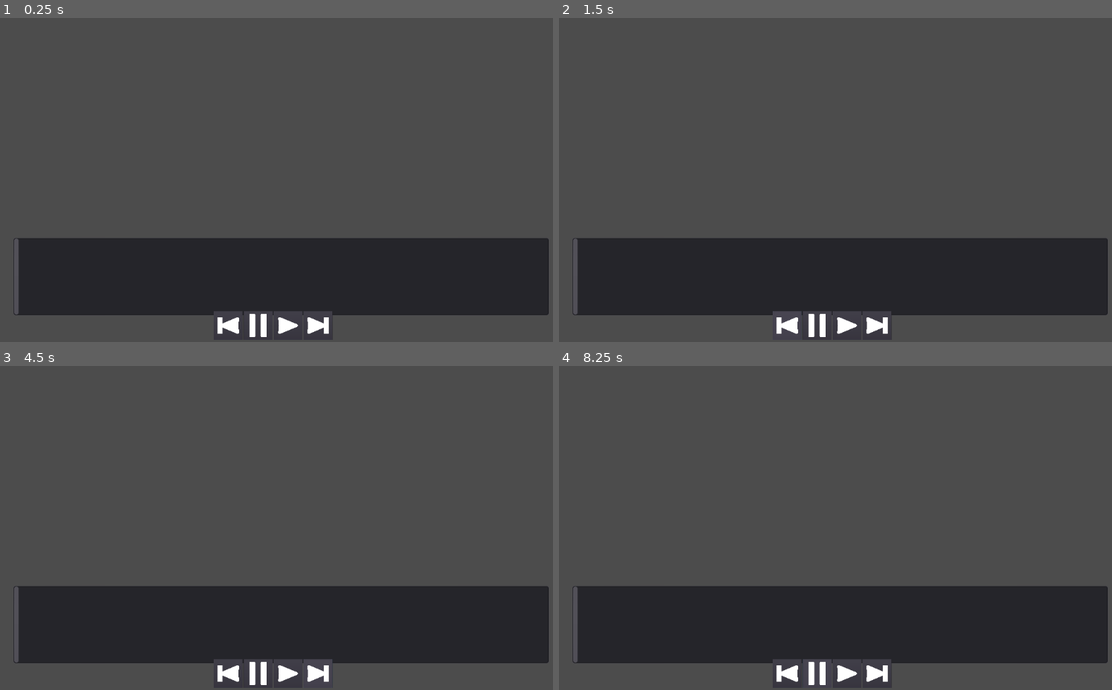
Above: before the commit, frames 1-4 (two rows, left to right).
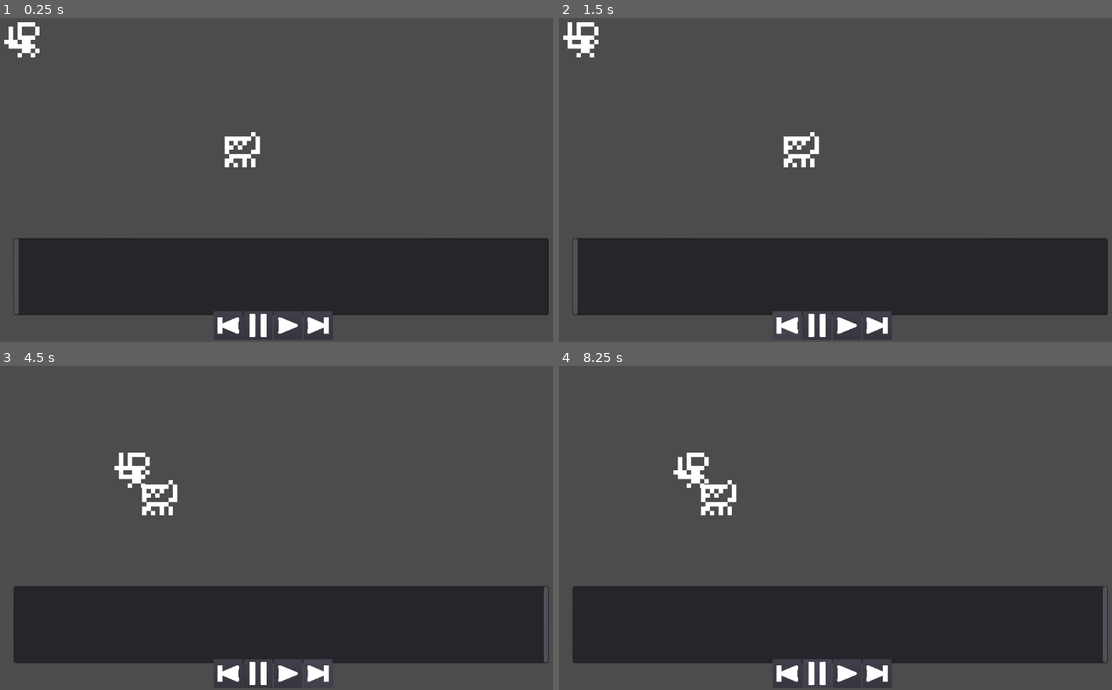
Above: after the commit, the same moments.

Repository: redxaxder/7DRL2024
Game: Godot game, scene res://playback/ViewHistory.tscn
Two runs of this game, one before a commit and one after it. Both use one fixed random seed, a clock stepped at 60 frames per second and the inputs below. The project has no main scene, so this scene is started directly.
Inputs (mouse positions are in pixels of both pictures, inside the frame that each line leads up to):
- Up to frame 1 (0.25 s): no input
- Up to frame 2 (1.5 s): click (879, 325) at 0.5 s; click (785, 325) at 1.25 s
- Up to frame 3 (4.5 s): click (226, 673) at 2 s; click (287, 673) at 2.75 s; click (287, 673) at 3.5 s; click (320, 673) at 4.25 s
- Up to frame 4 (8.25 s): click (785, 673) at 5 s; click (846, 673) at 5.75 s; click (879, 673) at 6.5 s; click (818, 673) at 7.25 s; tap Enter at 8 s

The runs differ from the first frame. In frame 1, 0.8% of the frame differs, in the area x 0-48%, y 1-47%; in frame 2, 0.8%; in frame 3, 1.1%, in the area x 2-100%, y 26-92%; in frame 4, 1.1%.

Commit message:
history playback works

Diff:
--- a/data/data_util.gd
+++ b/data/data_util.gd
@@ -1,10 +1,62 @@
 class_name DataUtil
 
 static func dup_state(s: EncounterState) -> EncounterState:
-	var new = EncounterState.new()
-	#mysteriously, without this godot is unable to recognize that next
-	#is the same type of resource as state
-	new.set_script(preload("res://data/encounter/EncounterState.gd"))
+	var new = deep_dup(s)
+	assert(new is EncounterState)
+	return new
+
+static func deep_dup(what):
+	var t = typeof(what)
+	var it
+	match t:
+			TYPE_OBJECT:
+				if what is Script:
+					it = what
+				else:
+					it = dup_object(what)
+			TYPE_DICTIONARY:
+				it = dup_dict(what)
+			TYPE_ARRAY:
+				it = dup_array(what)
+			TYPE_RAW_ARRAY:
+				it = what.duplicate()
+			TYPE_INT_ARRAY:
+				it = what.duplicate()
+			TYPE_REAL_ARRAY:
+				it = what.duplicate()
+			TYPE_STRING_ARRAY:
+				it = what.duplicate()
+			TYPE_VECTOR2_ARRAY:
+				it = what.duplicate()
+			TYPE_VECTOR3_ARRAY:
+				it = what.duplicate()
+			TYPE_COLOR_ARRAY:
+				it = what.duplicate()
+			_:  it = what
+	return it
+
+static func dup_object(o: Object) -> Object:
+	var script = o.get_script()
+	var new = script.new()
+	var props = o.get_property_list()
+	for prop_info in props:
+		var prop_name = prop_info["name"]
+		var prop_type = prop_info["type"]
+		var what = o.get(prop_name)
+		new.set(prop_name, deep_dup(what))
+	return new
+
+static func dup_array(a: Array) -> Array:
+	var new = new_array()
+	new.resize(a.size())
+	for i in a.size():
+		new[i] = deep_dup(a[i])
+	return new
+
+static func dup_dict(d: Dictionary) -> Dictionary:
+	var new = {}
+	for k in d.keys():
+		new[k] = deep_dup(d[k])
 	return new
 
 static func update(state: EncounterState, event: EncounterEvent) -> EncounterState:
@@ -13,7 +65,6 @@
 			state.set_location(event.actor_idx, event.target_location)
 		EncounterEvent.EventKind.Attack:
 			state.resolve_attack(event.actor_idx, event.target_idx, event.did_hit, event.damage)
-
 	return state
 
 static func new_array() -> Array:
--- a/data/encounter/EncounterDriver.gd
+++ b/data/encounter/EncounterDriver.gd
@@ -17,12 +17,14 @@
 	var nme = CombatEntity.new()
 	nme.initialize(10, 10, 10, 10, 10, 10, Constants.ENEMY_FACTION)
 	nme.entity_index = 0
+	nme.actor_type = Actor.Type.Wolf
 	cur_state.actors.push_back(nme)
-	cur_state.set_location(0, Vector2(5,5))
+	cur_state.set_location(0, Vector2(9,5))
 
 	var player = CombatEntity.new()
 	player.initialize(10, 10, 10, 10, 10, 10, Constants.PLAYER_FACTION)
 	player.entity_index = 1
+	player.actor_type = Actor.Type.Player
 	cur_state.player = player.entity_index
 	cur_state.actors.push_back(player)
 	cur_state.set_location(1, Vector2(1,1))
--- a/playback/ViewHistory.gd
+++ b/playback/ViewHistory.gd
@@ -1,24 +1,18 @@
 extends Control
 
-export var cursor: int = 0
-
+var d
+var cursor: int = 0
+var history: EncounterHistory
 func _ready():
-	var some_events = []
-	for _i in 10:
-		var some_event = EncounterEvent.new()
-		some_event.delta = (randi() % 5) - 2
-		some_events.append(some_event)
-#	var state0 = EncounterState.new()
-#	history = roll_up(state0, some_events)
+	var state0 = EncounterState.new()
 # warning-ignore:return_value_discarded
 	get_node("%to_start").connect("button_down", self, "to_start")
 # warning-ignore:return_value_discarded
 	get_node("%to_end").connect("button_down", self, "to_end")
 
 	var progressbar = get_node("%progress_bar")
+	progressbar.step = 1
 	progressbar.min_value = 0
-#	progressbar.max_value = history.states.size() - 1
-	progressbar.step = 1
 	progressbar.connect("scrolling", self, "progress_bar_scroll")
 
 	var driver = EncounterDriver.new()
@@ -26,32 +20,20 @@
 	for _i in 10:
 		var _player_is_dead = driver.tick()
 
+	history = driver.history
+	d = driver
 
-	for evt in driver.history.get_events():
-		assert(evt != null)
-		assert(evt is EncounterEvent)
-		var text = driver.event_text(evt)
-		print(text)
+	progressbar.max_value = history.get_states().size() - 1
 
+	_hard_refresh()
 
-#func roll_up(state0: EncounterState, events: Array) -> EncounterHistory:
-#	var h = EncounterHistory.new()
-#	h._states = [state0]
-#	h.events = events
-#	h.states.resize(events.size() + 1)
-#	for i in events.size():
-#		var e = events[i]
-#		var s = h.states[i]
-#		var next_s = DataUtil.update(DataUtil.dup_state(s),e)
-#		h.states[i+1] = next_s
-#	return h
 
 func to_start():
 	cursor = 0
 	_refresh()
 
 func to_end():
-#	cursor = history.states.size() - 1
+	cursor = history.get_states().size() - 1
 	_refresh()
 
 func next():
@@ -85,19 +67,21 @@
 		var actor = s.actors[i]
 		var sprite = Actor.get_sprite(actor.actor_type).instance()
 		sprites[i] = sprite
+		$display.add_child(sprite)
+		sprite.position = Vector2(100,100)
 
 # hard refresh for viewing new encounters
 # ordinary refresh for viewing different state of same encounter
+func _hard_refresh(): _refresh(true)
 func _refresh(_hard_refresh: bool = false):
-	pass
-#	var current_state = history.states[cursor]
-#	if hard_refresh:
-#		allocate_sprites(current_state)
-#
-#	var n = current_state.actors.size()
-#	for i in n:
-#		var actor = current_state.actors[n]
-#		sprites[i].position = actor.location * 100
-#
-#	var progressbar = get_node("%progress_bar")
-#	progressbar.value = cursor
+	var current_state = history.get_states()[cursor]
+	if _hard_refresh:
+		allocate_sprites(current_state)
+
+	var n = current_state.actors.size()
+	for i in n:
+		var actor = current_state.actors[i]
+		sprites[i].position = actor.location * 50
+
+	var progressbar = get_node("%progress_bar")
+	progressbar.value = cursor
